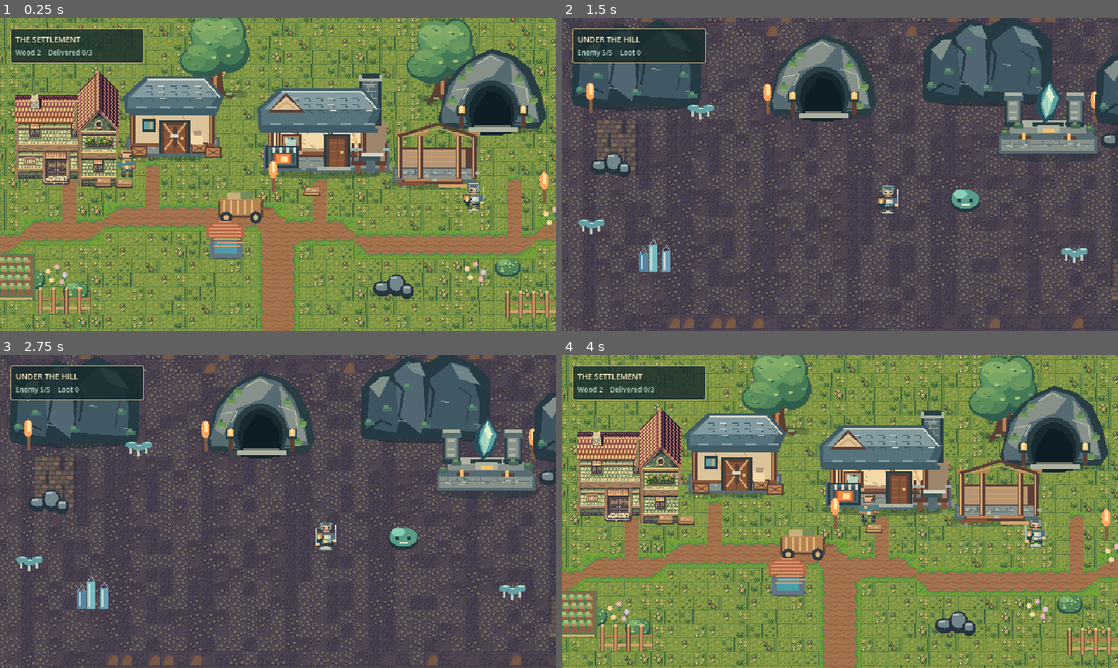
Above: before the commit, frames 1-4 (two rows, left to right).
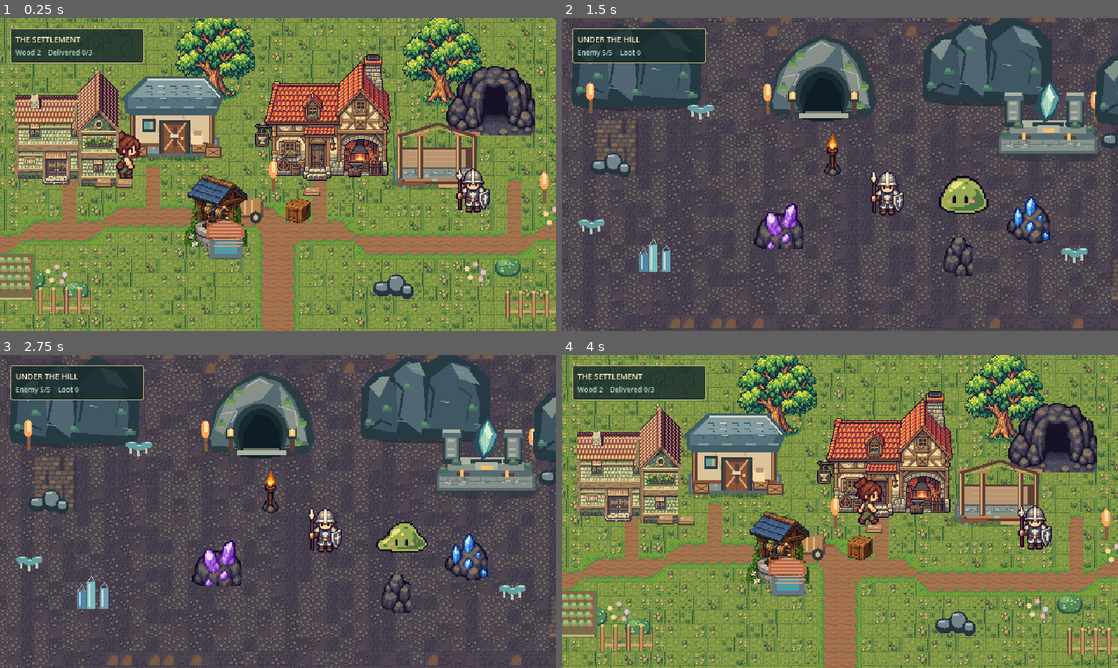
Above: after the commit, the same moments.

Repository: Stoffe101/PixelTown
Game: Godot game, scene res://scenes/main.tscn
The game is run twice, just before and just after one commit, with the same random seed, the same clock (stepped at 60 frames per second) and the same inputs.
Inputs (mouse positions are in pixels of both pictures, inside the frame that each line leads up to):
- Up to frame 1 (0.25 s): no input
- Up to frame 2 (1.5 s): tap Enter at 0.5 s; move the mouse to (962, 158) at 0.52 s; tap Tab at 0.6 s; click (962, 158) at 0.67 s; tap Space at 0.77, 1.25 s; drag from (728, 190) to (812, 237) at 1.27 s
- Up to frame 3 (2.75 s): move the mouse to (333, 442) at 2.02 s; tap 2 at 2.1 s; click (333, 442) at 2.17 s
- Up to frame 4 (4 s): drag from (812, 574) to (673, 464) at 2.77 s; move the mouse to (1006, 558) at 3.52 s; tap Tab at 3.6 s; click (1006, 558) at 3.67 s; tap Space at 3.77 s

The runs differ from the first frame. In frame 1, 18% of the frame differs, in the area x 20-99%, y 0-74%; in frame 2, 3.2%; in frame 3, 3.0%; in frame 4, 17%.

Commit message:
feat(art): integrate detailed sprites and directional frame animation into live Godot scenes

Diff:
--- a/scenes/levels/artist_showcase.tscn
+++ b/scenes/levels/artist_showcase.tscn
@@ -7,6 +7,13 @@
 [ext_resource type="PackedScene" path="res://scenes/environment/LargeRock.tscn" id="P4"]
 [ext_resource type="PackedScene" path="res://scenes/props/Barrel.tscn" id="P5"]
 [ext_resource type="PackedScene" path="res://scenes/caves/CaveEntrance.tscn" id="P6"]
+[ext_resource type="PackedScene" path="res://scenes/characters/Villager.tscn" id="villager_new"]
+[ext_resource type="PackedScene" path="res://scenes/characters/Guard.tscn" id="guard_new"]
+[ext_resource type="PackedScene" path="res://scenes/enemies/Slime.tscn" id="slime_new"]
+[ext_resource type="PackedScene" path="res://scenes/enemies/Bat.tscn" id="bat_new"]
+[ext_resource type="PackedScene" path="res://scenes/enemies/Spider.tscn" id="spider_new"]
+[ext_resource type="PackedScene" path="res://scenes/props/Well.tscn" id="well_new"]
+[ext_resource type="PackedScene" path="res://scenes/props/Crate.tscn" id="crate_new"]
 [node name="ArtistShowcase" type="Node2D"]
 y_sort_enabled = true
 
@@ -67,3 +74,18 @@
 
 [node name="CaveEntranceTest" parent="." instance=ExtResource("P6")]
 position = Vector2(850, 440)
+
+[node name="VillagerAnimation" parent="." instance=ExtResource("villager_new")]
+position = Vector2(375, 400)
+[node name="GuardAnimation" parent="." instance=ExtResource("guard_new")]
+position = Vector2(685, 440)
+[node name="SlimeAnimation" parent="." instance=ExtResource("slime_new")]
+position = Vector2(540, 452)
+[node name="BatAnimation" parent="." instance=ExtResource("bat_new")]
+position = Vector2(792, 440)
+[node name="SpiderAnimation" parent="." instance=ExtResource("spider_new")]
+position = Vector2(465, 462)
+[node name="WellPlaced" parent="." instance=ExtResource("well_new")]
+position = Vector2(305, 440)
+[node name="CratePlaced" parent="." instance=ExtResource("crate_new")]
+position = Vector2(660, 414)
--- a/scenes/levels/cave_layout.tscn
+++ b/scenes/levels/cave_layout.tscn
@@ -8,6 +8,12 @@
 [ext_resource type="Texture2D" path="res://assets/original/hero/inhabitants.png" id="tinhabitants"]
 [ext_resource type="Texture2D" path="res://assets/objects.png" id="tobj"]
 
+[ext_resource type="Texture2D" path="res://assets/sprites/characters/guard_sheet.png" id="newguard"]
+[ext_resource type="Texture2D" path="res://assets/sprites/enemies/slime_sheet.png" id="newslime"]
+[ext_resource type="PackedScene" path="res://scenes/caves/OreBlue.tscn" id="neworeblue"]
+[ext_resource type="PackedScene" path="res://scenes/caves/OrePurple.tscn" id="neworepurple"]
+[ext_resource type="PackedScene" path="res://scenes/caves/TorchStand.tscn" id="newtorch"]
+[ext_resource type="PackedScene" path="res://scenes/caves/RockSmall.tscn" id="newrock"]
 [sub_resource type="AtlasTexture" id="atlas1"]
 atlas = ExtResource("tobj")
 region = Rect2(416, 176, 48, 40)
@@ -170,13 +176,14 @@
 
 [node name="Guard" type="Sprite2D" parent="Objects" unique_id=2012188096]
 position = Vector2(607, 395)
-texture = ExtResource("tinhabitants")
-centered = false
-offset = Vector2(-12, -31)
+texture = ExtResource("newguard")
+centered = false
+offset = Vector2(-32, -68)
 region_enabled = true
-region_rect = Rect2(0, 128, 24, 32)
+region_rect = Rect2(0, 0, 64, 72)
 
 [node name="GuardEquipment" type="Sprite2D" parent="Objects" unique_id=480538430]
+visible = false
 position = Vector2(607, 395)
 texture = ExtResource("tguard_equipment")
 centered = false
@@ -186,9 +193,11 @@
 
 [node name="Slime" type="Sprite2D" parent="Objects" unique_id=1702739310]
 position = Vector2(695, 395)
-texture = SubResource("atlas5")
-centered = false
-offset = Vector2(-20, -32)
+texture = ExtResource("newslime")
+centered = false
+offset = Vector2(-32, -44)
+region_enabled = true
+region_rect = Rect2(0, 0, 64, 48)
 
 [node name="Markers" type="Node2D" parent="." unique_id=399571868]
 
@@ -197,3 +206,12 @@
 
 [node name="EnemySpawn" type="Marker2D" parent="Markers" unique_id=999306703]
 position = Vector2(695, 395)
+
+[node name="OreBlueNew" parent="Objects" instance=ExtResource("neworeblue")]
+position = Vector2(760, 430)
+[node name="OrePurpleNew" parent="Objects" instance=ExtResource("neworepurple")]
+position = Vector2(476, 437)
+[node name="TorchNew" parent="Objects" instance=ExtResource("newtorch")]
+position = Vector2(535, 353)
+[node name="CaveRockNew" parent="Objects" instance=ExtResource("newrock")]
+position = Vector2(685, 468)
--- a/scenes/levels/village_layout.tscn
+++ b/scenes/levels/village_layout.tscn
@@ -12,6 +12,13 @@
 [ext_resource type="Texture2D" path="res://assets/original/hero/storehouse.png" id="tstorehouse"]
 [ext_resource type="Texture2D" path="res://assets/original/hero/watch_hut.png" id="twatch_hut"]
 
+[ext_resource type="Texture2D" path="res://assets/sprites/buildings/blacksmith.png" id="newsmithy"]
+[ext_resource type="Texture2D" path="res://assets/sprites/environment/oak_tree.png" id="newoak"]
+[ext_resource type="Texture2D" path="res://assets/sprites/characters/villager_sheet.png" id="newvillager"]
+[ext_resource type="Texture2D" path="res://assets/sprites/characters/guard_sheet.png" id="newguard"]
+[ext_resource type="Texture2D" path="res://assets/sprites/caves/cave_entrance.png" id="newgate"]
+[ext_resource type="PackedScene" path="res://scenes/props/Well.tscn" id="newwell"]
+[ext_resource type="PackedScene" path="res://scenes/props/Crate.tscn" id="newcrate"]
 [sub_resource type="AtlasTexture" id="atlas1"]
 atlas = ExtResource("tobj")
 region = Rect2(224, 96, 48, 48)
@@ -86,15 +93,15 @@
 
 [node name="Smithy" type="Sprite2D" parent="Objects" unique_id=1328370523]
 position = Vector2(604, 358)
-texture = ExtResource("tsmithy")
-centered = false
-offset = Vector2(-82, -126)
+texture = ExtResource("newsmithy")
+centered = false
+offset = Vector2(-80, -150)
 
 [node name="CaveEntrance" type="Sprite2D" parent="Objects" unique_id=134739375]
 position = Vector2(797, 306)
-texture = ExtResource("tcave_gate")
-centered = false
-offset = Vector2(-65, -110)
+texture = ExtResource("newgate")
+centered = false
+offset = Vector2(-56, -94)
 
 [node name="ConstructionSite" type="Sprite2D" parent="Objects" unique_id=1025011994]
 position = Vector2(731, 370)
@@ -141,87 +148,87 @@
 
 [node name="Tree01" type="Sprite2D" parent="Objects" unique_id=1608795820]
 position = Vector2(-205, 355)
-texture = ExtResource("tmature_tree")
-centered = false
-offset = Vector2(-43, -112)
+texture = ExtResource("newoak")
+centered = false
+offset = Vector2(-48, -110)
 
 [node name="Tree02" type="Sprite2D" parent="Objects" unique_id=533959712]
 position = Vector2(-157, 327)
-texture = ExtResource("tmature_tree")
-centered = false
-offset = Vector2(-43, -112)
+texture = ExtResource("newoak")
+centered = false
+offset = Vector2(-48, -110)
 
 [node name="Tree03" type="Sprite2D" parent="Objects" unique_id=898224239]
 position = Vector2(-84, 430)
-texture = ExtResource("tmature_tree")
-centered = false
-offset = Vector2(-43, -112)
+texture = ExtResource("newoak")
+centered = false
+offset = Vector2(-48, -110)
 
 [node name="Tree04" type="Sprite2D" parent="Objects" unique_id=479899731]
 position = Vector2(115, 318)
-texture = ExtResource("tmature_tree")
-centered = false
-offset = Vector2(-43, -112)
+texture = ExtResource("newoak")
+centered = false
+offset = Vector2(-48, -110)
 
 [node name="Tree05" type="Sprite2D" parent="Objects" unique_id=1136521239]
 position = Vector2(172, 278)
-texture = ExtResource("tmature_tree")
-centered = false
-offset = Vector2(-43, -112)
+texture = ExtResource("newoak")
+centered = false
+offset = Vector2(-48, -110)
 
 [node name="Tree06" type="Sprite2D" parent="Objects" unique_id=2061041604]
 position = Vector2(480, 267)
-texture = ExtResource("tmature_tree")
-centered = false
-offset = Vector2(-43, -112)
+texture = ExtResource("newoak")
+centered = false
+offset = Vector2(-48, -110)
 
 [node name="Tree07" type="Sprite2D" parent="Objects" unique_id=1941618379]
 position = Vector2(741, 273)
-texture = ExtResource("tmature_tree")
-centered = false
-offset = Vector2(-43, -112)
+texture = ExtResource("newoak")
+centered = false
+offset = Vector2(-48, -110)
 
 [node name="Tree08" type="Sprite2D" parent="Objects" unique_id=1566025276]
 position = Vector2(1014, 307)
-texture = ExtResource("tmature_tree")
-centered = false
-offset = Vector2(-43, -112)
+texture = ExtResource("newoak")
+centered = false
+offset = Vector2(-48, -110)
 
 [node name="Tree09" type="Sprite2D" parent="Objects" unique_id=94417219]
 position = Vector2(1059, 362)
-texture = ExtResource("tmature_tree")
-centered = false
-offset = Vector2(-43, -112)
+texture = ExtResource("newoak")
+centered = false
+offset = Vector2(-48, -110)
 
 [node name="Tree10" type="Sprite2D" parent="Objects" unique_id=118050044]
 position = Vector2(101, 479)
-texture = ExtResource("tmature_tree")
-centered = false
-offset = Vector2(-43, -112)
+texture = ExtResource("newoak")
+centered = false
+offset = Vector2(-48, -110)
 
 [node name="Tree11" type="Sprite2D" parent="Objects" unique_id=1747867183]
 position = Vector2(1041, 490)
-texture = ExtResource("tmature_tree")
-centered = false
-offset = Vector2(-43, -112)
+texture = ExtResource("newoak")
+centered = false
+offset = Vector2(-48, -110)
 
 [node name="Tree12" type="Sprite2D" parent="Objects" unique_id=468290287]
 position = Vector2(1210, 330)
-texture = ExtResource("tmature_tree")
-centered = false
-offset = Vector2(-43, -112)
+texture = ExtResource("newoak")
+centered = false
+offset = Vector2(-48, -110)
 
 [node name="Tree13" type="Sprite2D" parent="Objects" unique_id=1303862087]
 position = Vector2(1268, 374)
-texture = ExtResource("tmature_tree")
-centered = false
-offset = Vector2(-43, -112)
+texture = ExtResource("newoak")
+centered = false
+offset = Vector2(-48, -110)
 
 [node name="Tree14" type="Sprite2D" parent="Objects" unique_id=395464807]
 position = Vector2(1350, 412)
-texture = ExtResource("tmature_tree")
-centered = false
-offset = Vector2(-43, -112)
+texture = ExtResource("newoak")
+centered = false
+offset = Vector2(-48, -110)
 
 [node name="Fence01" type="Sprite2D" parent="Objects" unique_id=738506561]
 position = Vector2(306, 512)
@@ -345,28 +352,29 @@
 
 [node name="Worker" type="Sprite2D" parent="Objects" unique_id=1674933495]
 position = Vector2(362, 352)
-texture = ExtResource("tinhabitants")
+texture = ExtResource("newvillager")
+centered = false
+offset = Vector2(-32, -68)
+region_enabled = true
+region_rect = Rect2(0, 0, 64, 72)
+
+[node name="Guard" type="Sprite2D" parent="Objects" unique_id=1876778421]
+position = Vector2(777, 392)
+texture = ExtResource("newguard")
+centered = false
+offset = Vector2(-32, -68)
+region_enabled = true
+region_rect = Rect2(0, 0, 64, 72)
+
+[node name="GuardEquipment" type="Sprite2D" parent="Objects" unique_id=2064995592]
+visible = false
+position = Vector2(777, 392)
+texture = ExtResource("tguard_equipment")
 centered = false
 offset = Vector2(-12, -31)
 region_enabled = true
 region_rect = Rect2(0, 0, 24, 32)
 
-[node name="Guard" type="Sprite2D" parent="Objects" unique_id=1876778421]
-position = Vector2(777, 392)
-texture = ExtResource("tinhabitants")
-centered = false
-offset = Vector2(-12, -31)
-region_enabled = true
-region_rect = Rect2(0, 128, 24, 32)
-
-[node name="GuardEquipment" type="Sprite2D" parent="Objects" unique_id=2064995592]
-position = Vector2(777, 392)
-texture = ExtResource("tguard_equipment")
-centered = false
-offset = Vector2(-12, -31)
-region_enabled = true
-region_rect = Rect2(0, 0, 24, 32)
-
 [node name="CarriedWood" type="Sprite2D" parent="Objects" unique_id=273364733]
 visible = false
 texture = SubResource("atlas9")
@@ -407,3 +415,8 @@
 
 [node name="CaveEntranceSpot" type="Marker2D" parent="Markers" unique_id=187103251]
 position = Vector2(797, 275)
+
+[node name="NewWell" parent="Objects" instance=ExtResource("newwell")]
+position = Vector2(476, 434)
+[node name="SupplyCrate" parent="Objects" instance=ExtResource("newcrate")]
+position = Vector2(572, 414)
--- a/scenes/world_art.gd
+++ b/scenes/world_art.gd
@@ -51,8 +51,13 @@
 func get_cave_entrance_position() -> Vector2:
 	return _point(village,"CaveEntranceSpot")
 
-func _frame(body: Sprite2D, row: int, frame: int, size_choice: int) -> void:
-	body.region_rect = Rect2(24 * (size_choice * 8 + frame),32 * row,24,32)
+func _frame(body: Sprite2D, row: int, frame: int, _size_choice: int) -> void:
+	if body == guard_gear or body == dungeon_gear:
+		return
+	var sprite_row: int = 0
+	if body == worker:
+		sprite_row = [0, 3, 1, 2][clampi(row, 0, 3)]
+	body.region_rect = Rect2((frame % 4) * 64, sprite_row * 72, 64, 72)
 
 func update_art(sim, show_cave: bool, size_choice: int) -> void:
 	if village == null:
@@ -75,6 +80,7 @@
 	_frame(dungeon_guard,4,attack_frame,size_choice)
 	_frame(dungeon_gear,0,attack_frame,size_choice)
 	enemy.modulate = Color("#f4b2ae") if sim.combat_elapsed < 0.22 else Color.WHITE
+	enemy.region_rect = Rect2(anim * 64, 0, 64, 48)
 	enemy.position = _point(cave, "EnemySpawn") + Vector2(0.0, sin(sim.elapsed * 3.0) * 2.0)
 	# The visual cargo is not a looping animation: it follows the actual
 	# conserved material ledger in the demonstration simulation.
